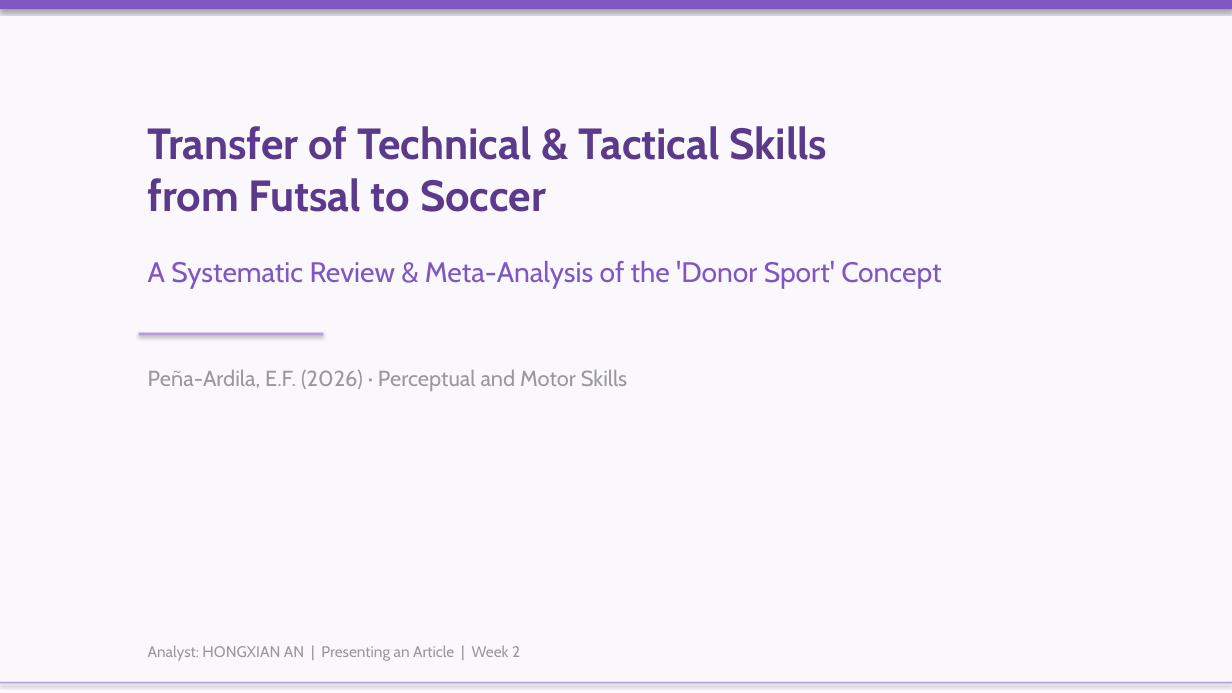
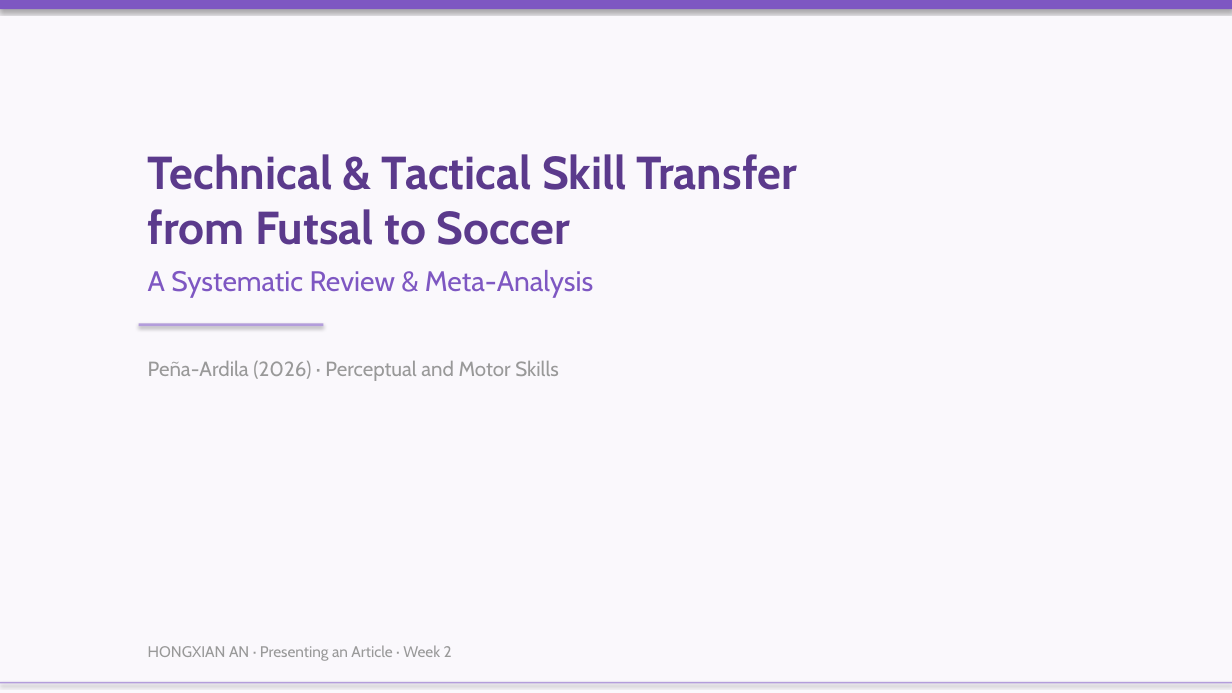
Before and after one commit to 975801846-star/workspace-outputs, a slide deck: slide 1 of lr-slides/Presenting_Article_Pena-Ardila.pptx. Drawn at 1232x693 pixels with LibreOffice and Linux fonts; fonts in the diff are those of the drawing. Boxes give left, top, right and bottom in pixels: in the first picture for what was removed or moved away, otherwise in the second. Text is boxed around its words. In the diff, an @@ line names an element or a change of style, - is before the commit and + after.

Commit message:
Peña-Ardila PPT v5: max 25 words/slide, keywords only, no sentences

```diff
--- a/lr-slides/Presenting_Article_Pena-Ardila.pptx
+++ b/lr-slides/Presenting_Article_Pena-Ardila.pptx
@@ text at [148,154,797,245]: text changed; size 34 to 36 pt @@
-Transfer of Technical & Tactical Skills
-from Futsal to Soccer
+Technical & Tactical Skill Transfer
+from Futsal to Soccer
@@ text at [148,270,593,297]: text changed @@
-A Systematic Review & Meta-Analysis of the 'Donor Sport' Concept
+A Systematic Review & Meta-Analysis
@@ rectangle: place and size @@
-rectangle at [139,333,323,335]
+rectangle at [139,323,323,326]
@@ text at [148,361,559,381]: text changed; size 17 to 16 pt @@
-Peña-Ardila, E.F. (2026) · Perceptual and Motor Skills
+Peña-Ardila (2026) · Perceptual and Motor Skills
@@ text at [148,645,452,661]: text changed @@
-Analyst: HONGXIAN AN | Presenting an Article | Week 2
+HONGXIAN AN · Presenting an Article · Week 2
```
Also in this commit, not shown: 6 other slides changed.
